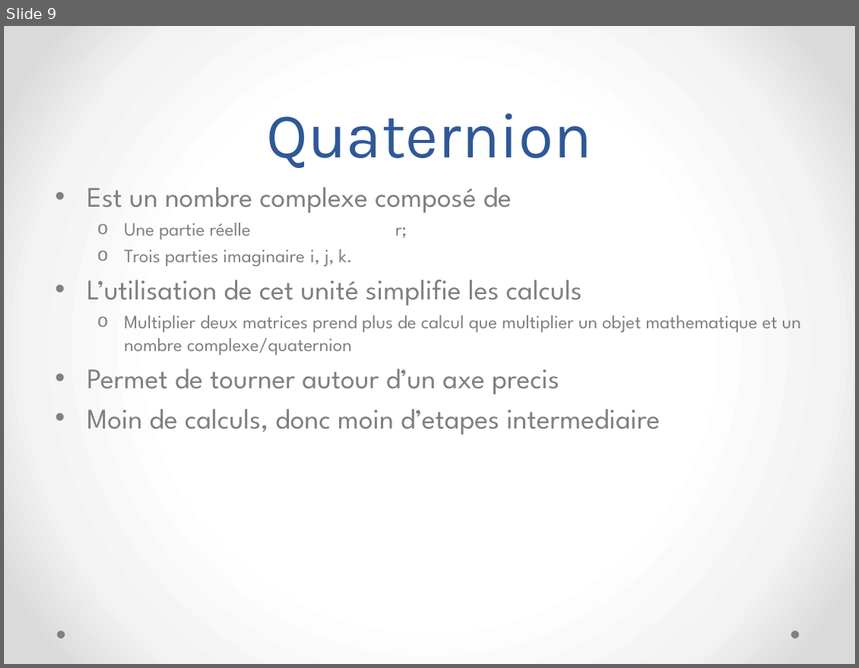
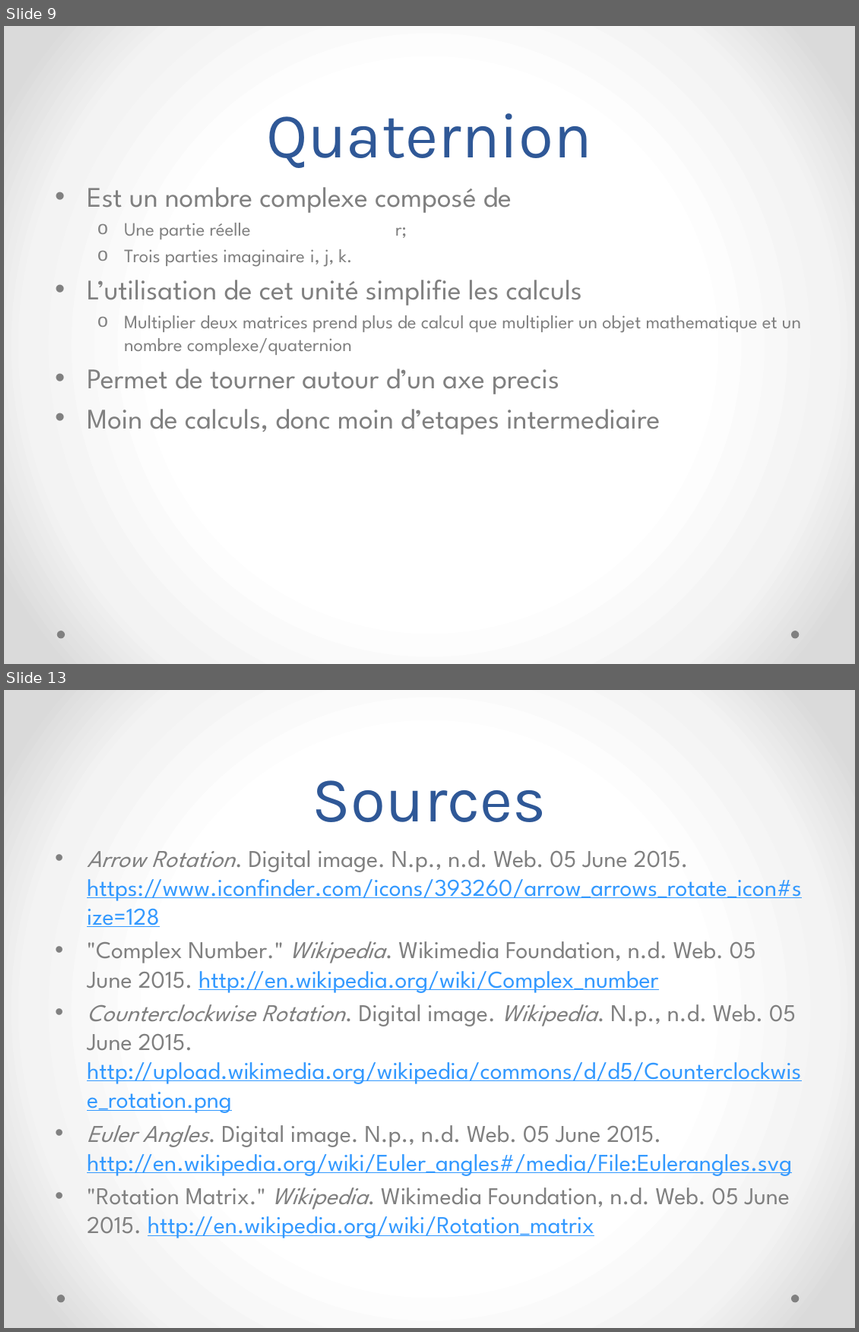
Before and after one commit to megaturbo/TurboSpin, a slide deck: Presentation/MatrixLite.pptx. Shown one above the other, each under a label of ours: slide 9 before the commit, slides 9 and 13 after it; the slides between them are not shown. The pictures are 859x668 and 859x1332 pixels, drawn with LibreOffice and Linux fonts; fonts in the diff are those of the drawing. Boxes give left, top, right and bottom in pixels: in the first picture for what was removed or moved away, otherwise in the second. Text is boxed around its words. In the diff, an @@ line names an element or a change of style, - is before the commit and + after.

```diff
--- a/Presentation/MatrixLite.pptx
+++ b/Presentation/MatrixLite.pptx
@@ slide 13 added at [4, 690, 855, 1328], background gradient #FFFFFF to #F4F4F4 to #DADADA; not listed: 2 template elements that a slide beside it also shows @@
@@ title added at [313, 780, 547, 822], 54 pt, text #2F5897 @@
+Sources
@@ text added at [87, 850, 801, 1239], 20.4 pt, text #3399FF, underline @@
+• Arrow Rotation. Digital image. N.p., n.d. Web. 05 June 2015. https://www.iconfinder.com/icons/393260/arrow_arrows_rotate_icon#size=128
+• "Complex Number." Wikipedia. Wikimedia Foundation, n.d. Web. 05 June 2015. http://en.wikipedia.org/wiki/Complex_number
+• Counterclockwise Rotation. Digital image. Wikipedia. N.p., n.d. Web. 05 June 2015. http://upload.wikimedia.org/wikipedia/commons/d/d5/Counterclockwise_rotation.png
+• Euler Angles. Digital image. N.p., n.d. Web. 05 June 2015. http://en.wikipedia.org/wiki/Euler_angles#/media/File:Eulerangles.svg
+• "Rotation Matrix." Wikipedia. Wikimedia Foundation, n.d. Web. 05 June 2015. http://en.wikipedia.org/wiki/Rotation_matrix
```
Also in this commit, not shown: 1 slide changed, 3 other slides added, 1 slide removed, 2 other files.
